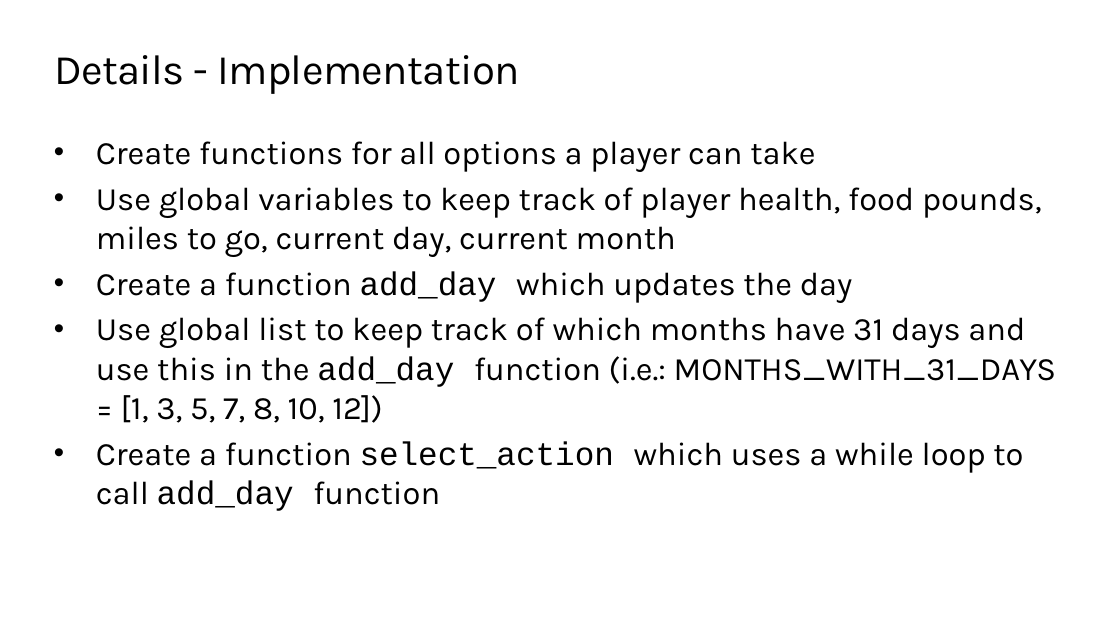
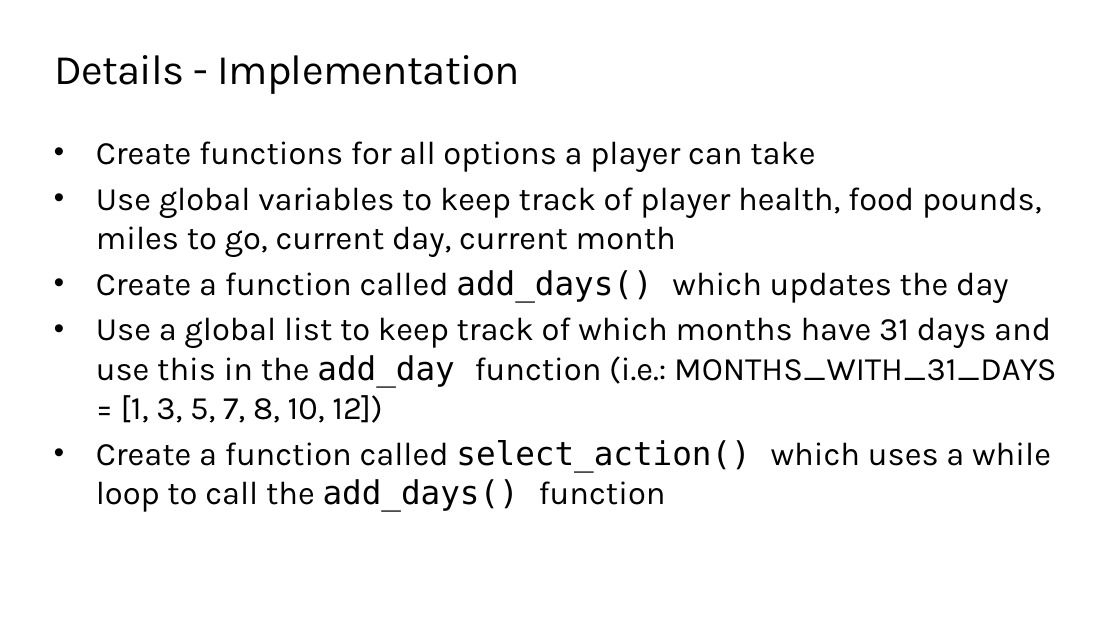
Before and after one commit to TEALSK12/2nd-semester-introduction-to-computer-science, a slide deck: slide 6 of docs/units/3_unit/slidedecks/Intro Python 3.05 TEALS.pptx. Drawn at 1120x630 pixels with LibreOffice and Linux fonts; fonts in the diff are those of the drawing; background and template pictures are left out. Boxes give left, top, right and bottom in pixels: in the first picture for what was removed or moved away, otherwise in the second. Text is boxed around its words. In the diff, an @@ line names an element or a change of style, - is before the commit and + after.

```diff
--- a/docs/units/3_unit/slidedecks/Intro Python 3.05 TEALS.pptx
+++ b/docs/units/3_unit/slidedecks/Intro Python 3.05 TEALS.pptx
@@ text at [96,270,1056,512]: text changed @@
-• Create a function add_day which updates the day
-• Use global list to keep track of which months have 31 days and use this in the add_day function (i.e.: MONTHS_WITH_31_DAYS = [1, 3, 5, 7, 8, 10, 12])
-• Create a function select_action which uses a while loop to call add_day function
+• Create a function called add_days() which updates the day
+• Use a global list to keep track of which months have 31 days and use this in the add_day function (i.e.: MONTHS_WITH_31_DAYS = [1, 3, 5, 7, 8, 10, 12])
+• Create a function called select_action() which uses a while loop to call the add_days() function
```
Also in this commit, not shown: 7 other slides changed, 18 other files.
